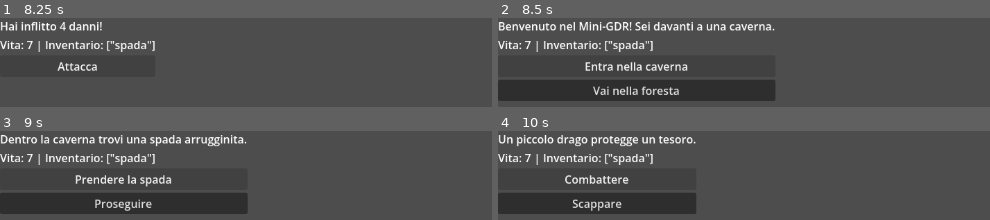
Above: before the commit, frames 1-4 (two rows, left to right).
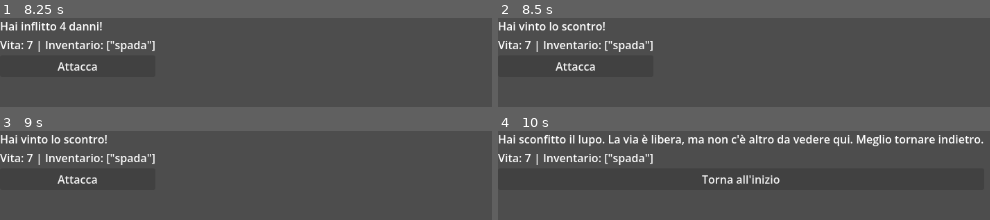
Above: after the commit, the same moments.

Repository: NinNonNan/mini-rpg
Game: Godot game, scene res://game.tscn
Two runs of this game, one before a commit and one after it. Both use one fixed random seed, a clock stepped at 60 frames per second and the inputs below.
Inputs:
- Up to frame 1 (8.25 s): click "Entra nella caverna" at 0.5 s; click "Prendere la spada" at 1.25 s; click "Proseguire" at 2 s; click "Combattere" at 2.75 s; click "Scappare" at 3.5 s; click "Vai nella foresta" at 4.25 s; click "Combattere" at 5 s; click "Attacca" at 5.75 s; click "Attacca" at 6.5 s; click "Attacca" at 7.25 s; tap Enter at 8 s
- Up to frame 2 (8.5 s): no input
- Up to frame 3 (9 s): click "Entra nella caverna" (after the commit: "Attacca") at 8.75 s
- Up to frame 4 (10 s): click "Prendere la spada" (after the commit: "Attacca") at 9.5 s

Frame 1 is identical in both runs. In frame 2, 17% of the frame differs, in the area x 0-57%, y 4-94%; in frame 3, 15%; in frame 4, 16%.

Commit message:
agigunte scene di vittoria

Diff:
--- a/game.gd
+++ b/game.gd
@@ -9,6 +9,7 @@
 var health = 10
 var inventory = []
 var current_enemy_health = 0
+var current_victory_scene = ""
 
 var story = {
 	"start": {
@@ -37,6 +38,18 @@
 		"choices": [
 			{"text": "Combattere", "action": "fight_dragon"},
 			{"text": "Scappare", "next": "start"}
+		]
+	},
+	"forest_victory": {
+		"text": "Hai sconfitto il lupo. La via è libera, ma non c'è altro da vedere qui. Meglio tornare indietro.",
+		"choices": [
+			{"text": "Torna all'inizio", "next": "start"}
+		]
+	},
+	"dragon_victory": {
+		"text": "Hai sconfitto il drago e hai preso il suo tesoro! HAI VINTO!",
+		"choices": [
+			{"text": "Gioca di nuovo", "action": "restart_game"}
 		]
 	}
 }
@@ -84,12 +97,17 @@
 					await get_tree().create_timer(1.5).timeout
 				show_scene("dragon")
 			"fight_wolf":
-				start_combat(5)
+				start_combat(5, "forest_victory")
 			"fight_dragon":
-				start_combat(8)
+				start_combat(8, "dragon_victory")
+			"restart_game":
+				health = 10
+				inventory.clear()
+				show_scene("start")
 
-func start_combat(enemy_health):
+func start_combat(enemy_health, victory_scene):
 	current_enemy_health = enemy_health
+	current_victory_scene = victory_scene
 	update_stats()
 	text.text = "Combatti il nemico! HP nemico: %d" % current_enemy_health
 	show_combat_buttons()
@@ -113,10 +131,11 @@
 	await get_tree().create_timer(1.0).timeout
 
 	if current_enemy_health <= 0:
+		current_enemy_health = 0
 		text.text = "Hai vinto lo scontro!"
-		current_enemy_health = 0
 		update_stats()
-		show_scene("start")
+		await get_tree().create_timer(1.5).timeout
+		show_scene(current_victory_scene)
 		return
 
 	# nemico contrattacca
